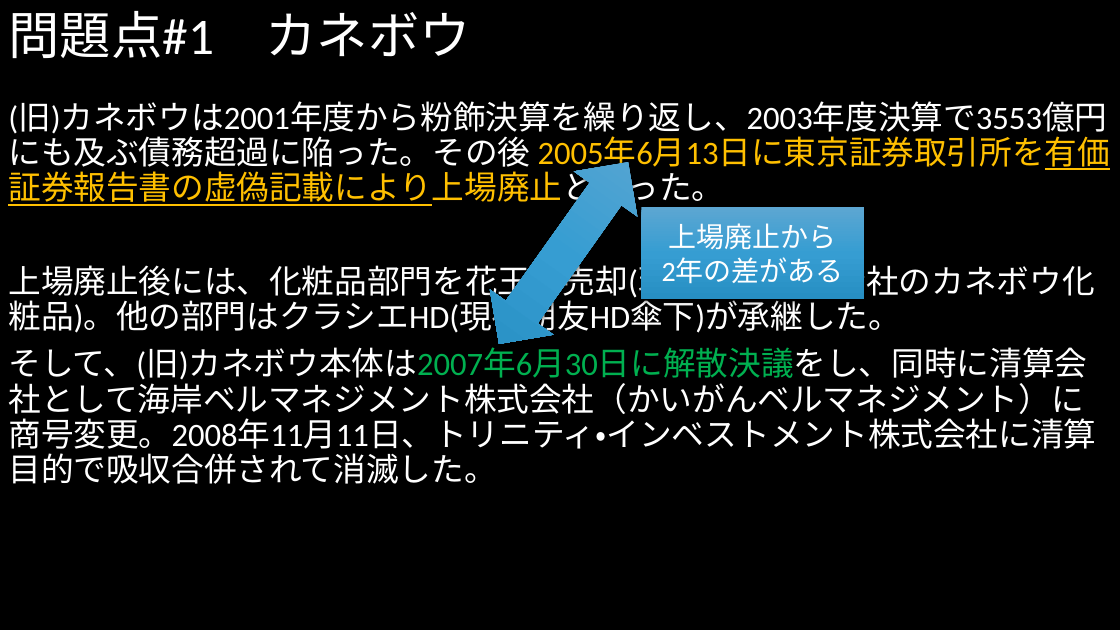
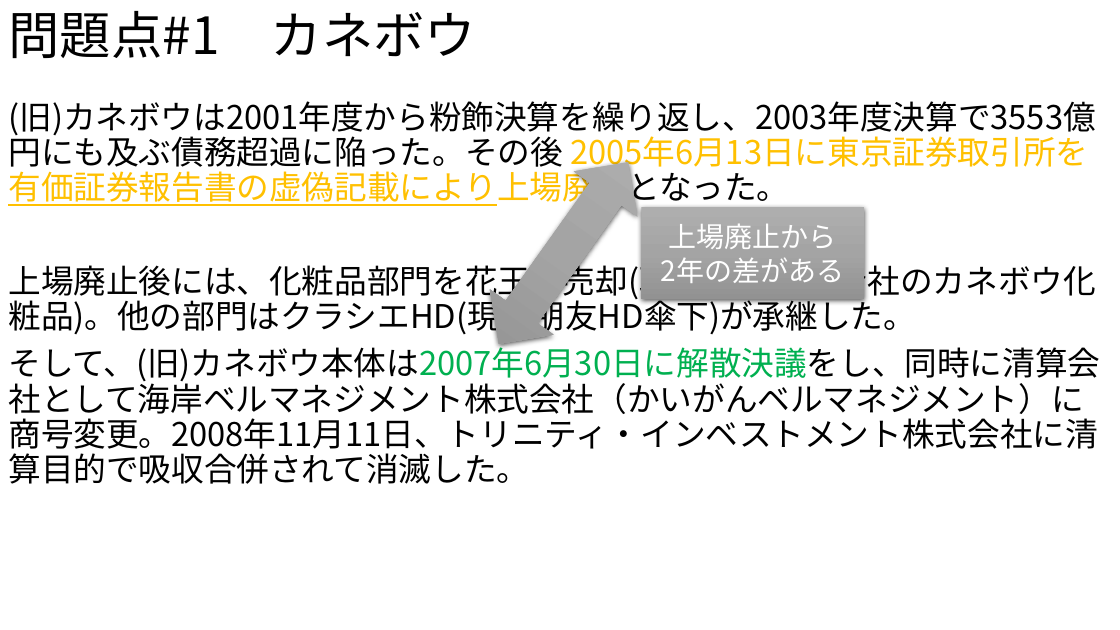
Before and after one commit to MAGA-Phantom/OperationSotsuron, a slide deck: slide 22 of 倒産の研究(仮).pptx (slide 21 before the commit). Drawn at 1120x630 pixels with LibreOffice and Linux fonts; fonts in the diff are those of the drawing. Boxes give left, top, right and bottom in pixels: in the first picture for what was removed or moved away, otherwise in the second. Text is boxed around its words. In the diff, an @@ line names an element or a change of style, - is before the commit and + after.

```diff
--- a/倒産の研究(仮).pptx
+++ b/倒産の研究(仮).pptx
@@ background #000000 to #FFFFFF @@
@@ title "問題点#1 カネボウ" at bbox=[8, 11, 476, 58]: font Calibri to Noto Sans CJK JP, text colour #FFFFFF to #000000 @@
@@ text "(旧)カネボウは2001年度から粉飾決算を繰り返し、2003年度決算で3553億円にも及ぶ債務超過に陥った。その後 20 ..." at bbox=[8, 101, 1100, 484]: font Calibri to Noto Sans CJK JP; text colour #FFFFFF to #000000 in "(旧)カネボウは2001年度から粉飾決算を繰り返し、2003年度決算で3553億円にも及ぶ債務超過に陥った。その後 20 ...", "上場廃止後には、化粧品部門を花王へ売却(現在の花王子会社のカネボウ化粧品)。他の部門はクラシエHD(現在朋友HD傘下)が ...", "そして、(旧)カネボウ本体は2007年6月30日に解散決議をし、同時に清算会社として海岸ベルマネジメント株式会社（かいが ..." @@
@@ up down arrow at bbox=[468, 140, 661, 367]: fill gradient #5DA7D2 to #369ED3 to #288FC4 to gradient #AFAFAF to #A5A5A5 to #939393 @@
@@ rectangle "上場廃止から" at bbox=[641, 208, 864, 299]: font Calibri to Noto Sans CJK JP; fill gradient #5DA7D2 to #369ED3 to #288FC4 to gradient #AFAFAF to #A5A5A5 to #939393 @@
```
Also in this commit, not shown: 34 other slides changed, 1 slide added, 2 other files.
